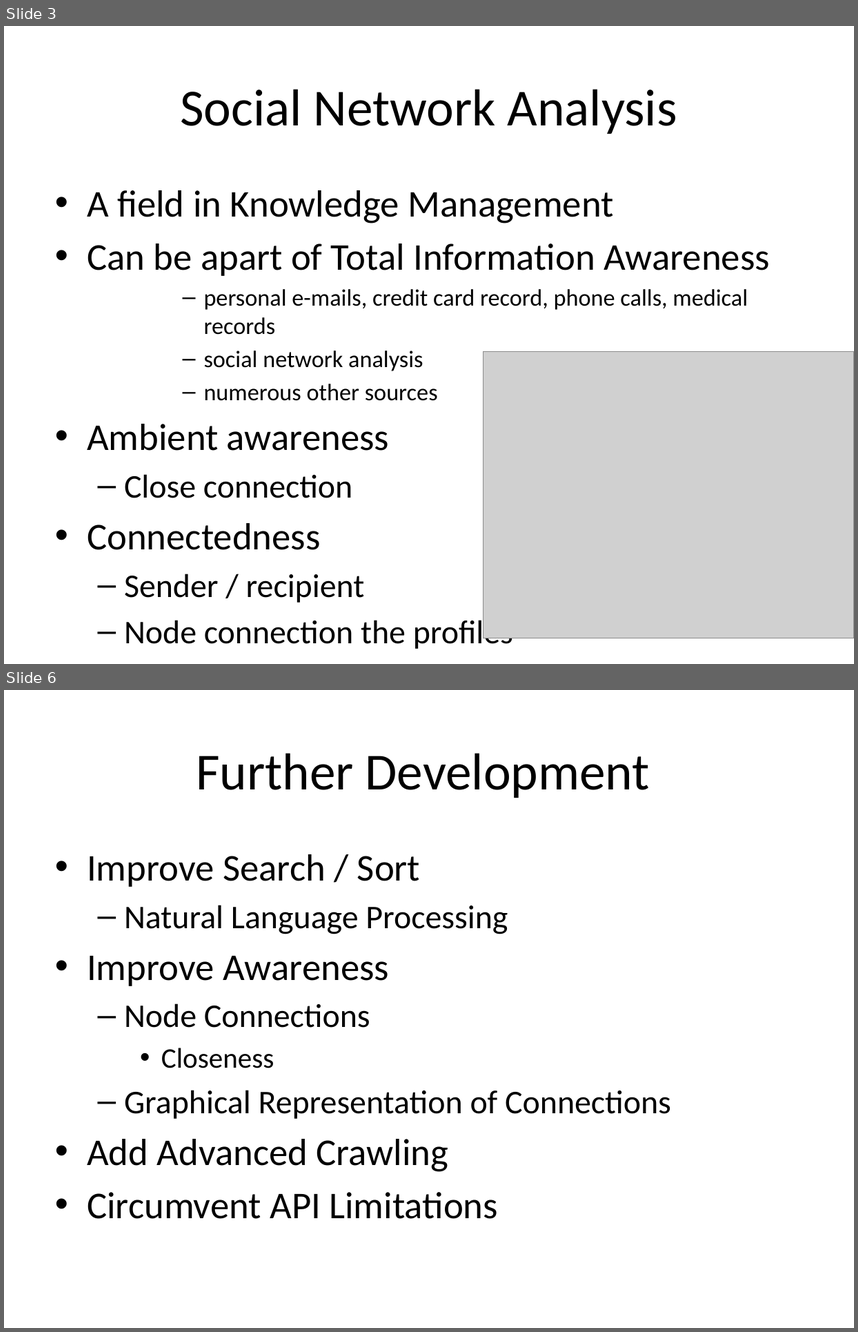
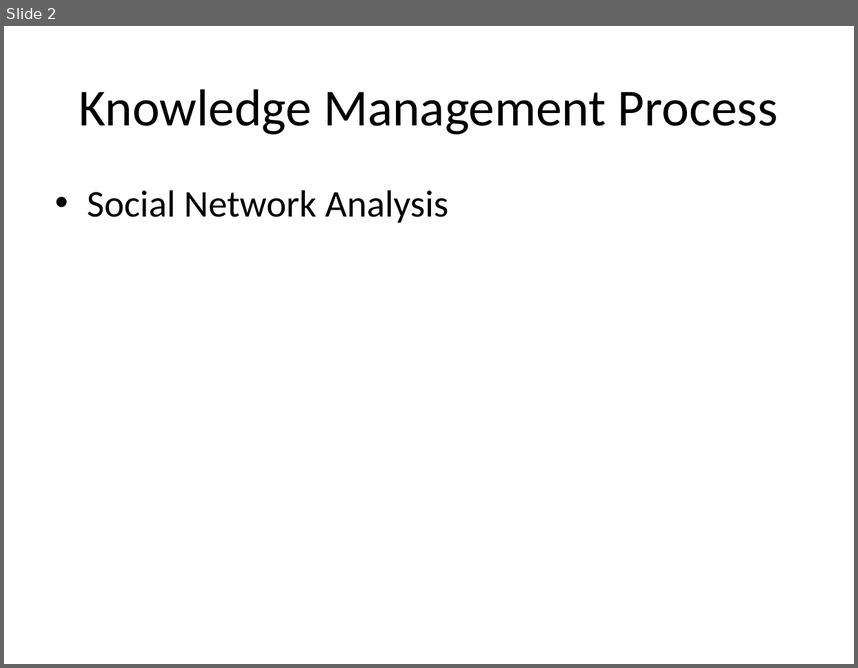
Before and after one commit to isurup/kalle-martin-group, a slide deck: SSE3/MartinPresentation/project extra slides.pptx. Shown one above the other, each under a label of ours: slides 3 and 6 before the commit, slide 2 after it; the slides between them are not shown. The pictures are 858x1332 and 858x668 pixels, drawn with LibreOffice and Linux fonts; fonts in the diff are those of the drawing; grey boxes stand for pictures. Boxes give left, top, right and bottom in pixels: in the first picture for what was removed or moved away, otherwise in the second. Text is boxed around its words. In the diff, an @@ line names an element or a change of style, - is before the commit and + after.

```diff
--- a/SSE3/MartinPresentation/project extra slides.pptx
+++ b/SSE3/MartinPresentation/project extra slides.pptx
@@ slide 6 removed at [4, 690, 854, 1328], background #FFFFFF @@
@@ title removed at [196, 753, 650, 798] @@
-Further Development
@@ text removed at [87, 854, 671, 1219] @@
-• Improve Search / Sort
-  – Natural Language Processing
-• Improve Awareness
-  – Node Connections
-    • Closeness
-  – Graphical Representation of Connections
-• Add Advanced Crawling
-• Circumvent API Limitations
@@ what was slide 3 is now slide 2 @@
@@ slide 2 changed as well @@
@@ title at [79, 89, 778, 134]: text changed @@
-Social Network Analysis
+Knowledge Management Process
@@ text at [87, 190, 448, 223]: text changed; size 20 to 32 pt @@
-• A field in Knowledge Management
-• Can be apart of Total Information Awareness
-      – personal e-mails, credit card record, phone calls, medical records
-      – social network analysis
-      – numerous other sources
-• Ambient awareness
-  – Close connection
-• Connectedness
-  – Sender / recipient
-  – Node connection the profiles
+• Social Network Analysis
@@ picture removed at [484, 352, 854, 638] @@
```
Also in this commit, not shown: 1 other slide changed, 1 slide added, 3 other slides removed.
